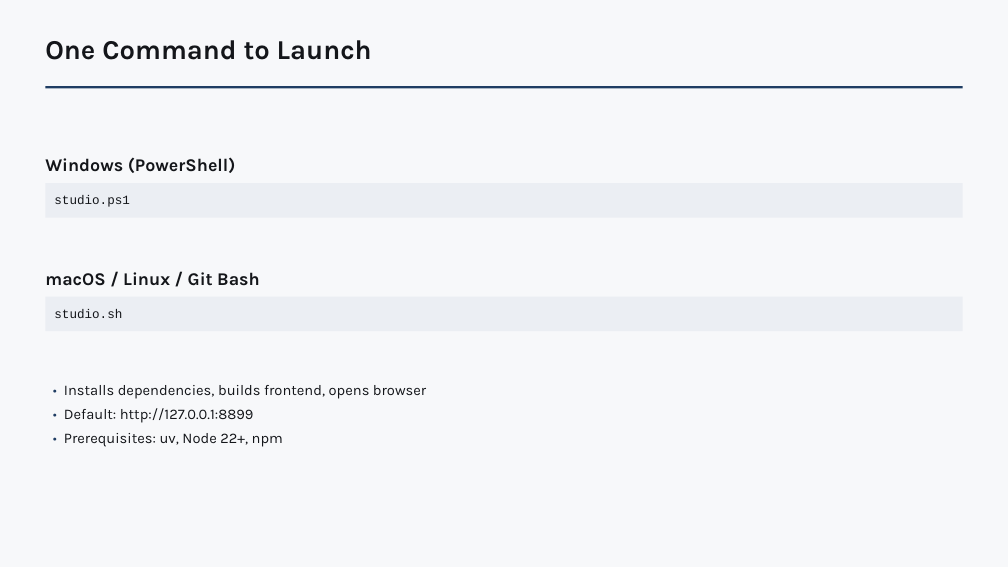
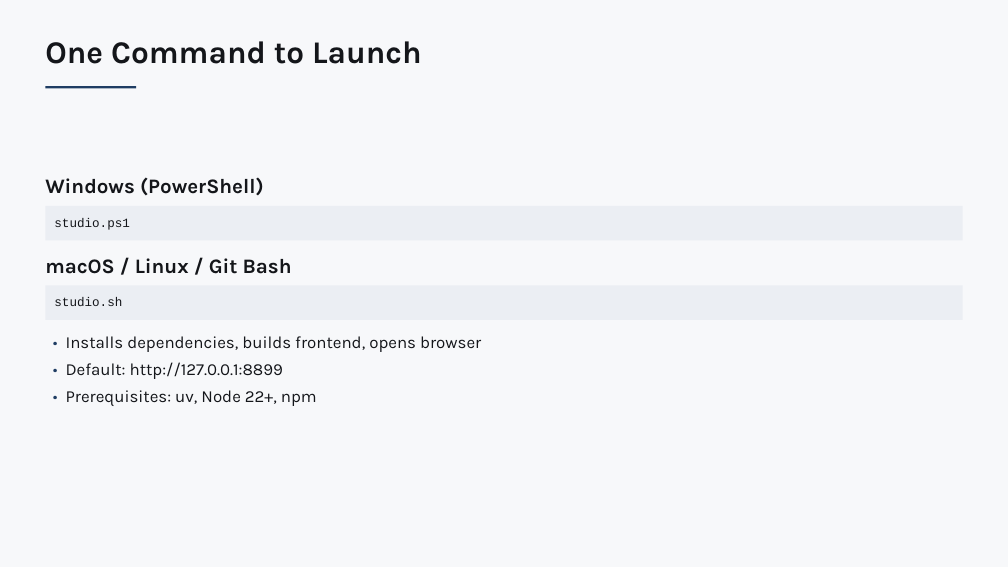
Before and after one commit to kirti34n/docloom, a slide deck: slide 13 of examples/dogfood/output/deck.pptx (slide 10 before the commit). Drawn at 1008x567 pixels with LibreOffice and Linux fonts; fonts in the diff are those of the drawing. Boxes give left, top, right and bottom in pixels: in the first picture for what was removed or moved away, otherwise in the second. Text is boxed around its words. In the diff, an @@ line names an element or a change of style, - is before the commit and + after.

```diff
--- a/examples/dogfood/output/deck.pptx
+++ b/examples/dogfood/output/deck.pptx
@@ text "One Command to Launch" at <box>45,41,422,64</box>: size 26 to 30 pt @@
@@ rectangle removed at <box>45,86,963,88</box> @@
@@ text "Windows (PowerShell)" at <box>45,177,264,195</box>: size 17 to 19.5 pt @@
@@ text "Windows (PowerShell)": place and size @@
-text "Windows (PowerShell)" at <box>45,157,236,173</box>
+text "Windows (PowerShell)" at <box>45,177,264,195</box>
@@ rectangle: place and size @@
-rectangle at <box>45,183,963,218</box>
+rectangle at <box>45,206,963,240</box>
@@ text "studio.ps1": place and size @@
-text "studio.ps1" at <box>54,195,130,207</box>
+text "studio.ps1" at <box>54,218,130,230</box>
@@ text "macOS / Linux / Git ...": place and size @@
-text "macOS / Linux / Git ..." at <box>45,272,260,286</box>
+text "macOS / Linux / Git ..." at <box>45,258,292,274</box>
@@ text "macOS / Linux / Git ..." at <box>45,258,292,274</box>: size 17 to 19.5 pt @@
@@ rectangle: place and size @@
-rectangle at <box>45,297,963,332</box>
+rectangle at <box>45,285,963,320</box>
@@ text "studio.sh": place and size @@
-text "studio.sh" at <box>54,309,122,318</box>
+text "studio.sh" at <box>54,297,122,306</box>
@@ text "• Installs dependencies, builds frontend, ...": place and size @@
-text "• Installs dependencies, builds frontend, ..." at <box>64,385,426,447</box>
+text "• Installs dependencies, builds frontend, ..." at <box>66,336,481,406</box>
@@ text "• Installs dependencies, builds frontend, ..." at <box>66,336,481,406</box>: size 14 to 16.1 pt @@
```
Also in this commit, not shown: 12 other slides changed, 3 slides added, 18 other files.
